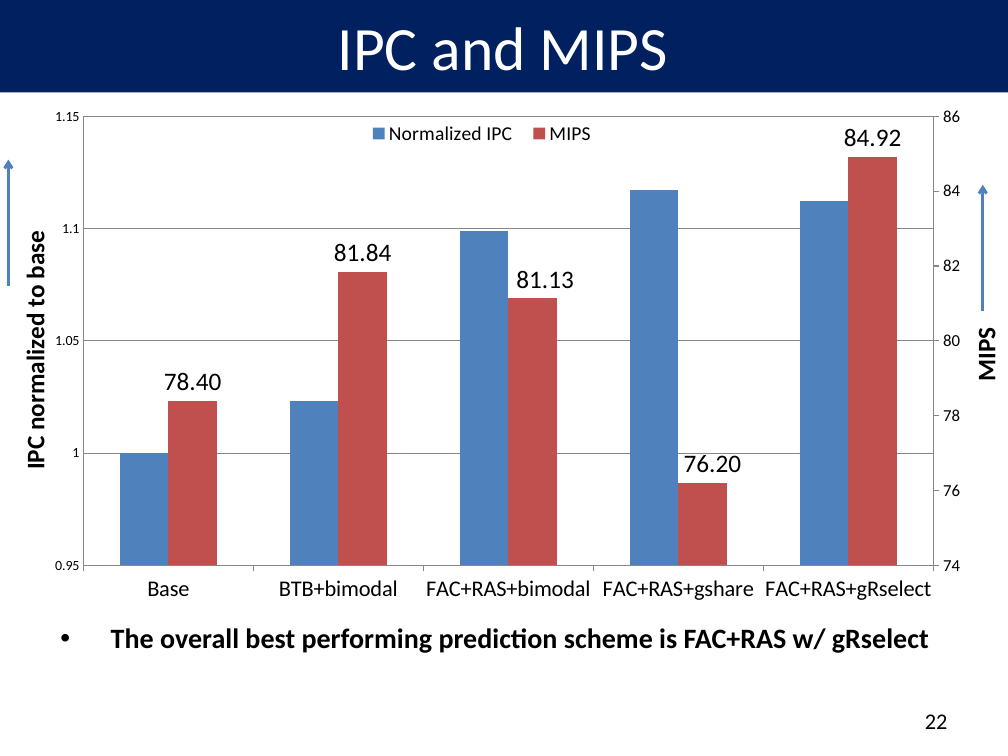
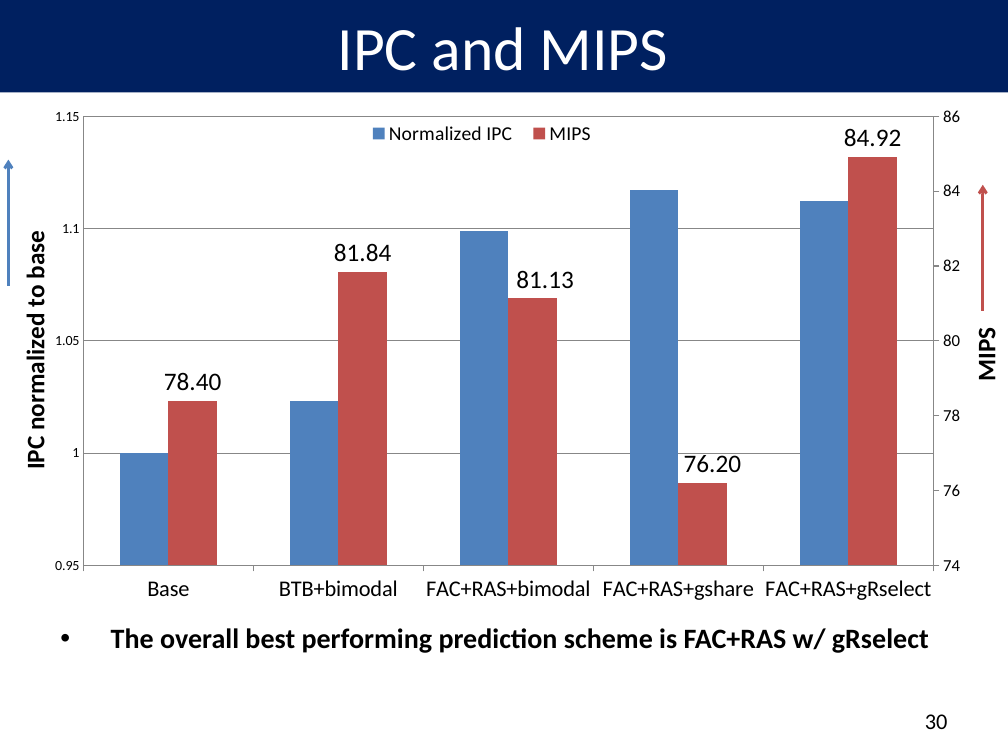
Before and after one commit to peterwudi/di-thesis, a slide deck: slide 31 of presentation/defense.pptx (slide 23 before the commit). Drawn at 1008x756 pixels with LibreOffice and Linux fonts; fonts in the diff are those of the drawing; background and template pictures are left out. Boxes give left, top, right and bottom in pixels: in the first picture for what was removed or moved away, otherwise in the second. Text is boxed around its words. In the diff, an @@ line names an element or a change of style, - is before the commit and + after.

```diff
--- a/presentation/defense.pptx
+++ b/presentation/defense.pptx
@@ arrow (983, 310) - (983, 184): stroke #4F81BD 2 pt to #C0504D 2 pt @@
@@ page number at [925, 714, 948, 729]: text changed @@
-22
+30
```
Also in this commit, not shown: 3 other slides changed, 12 slides added, 2 other files.
